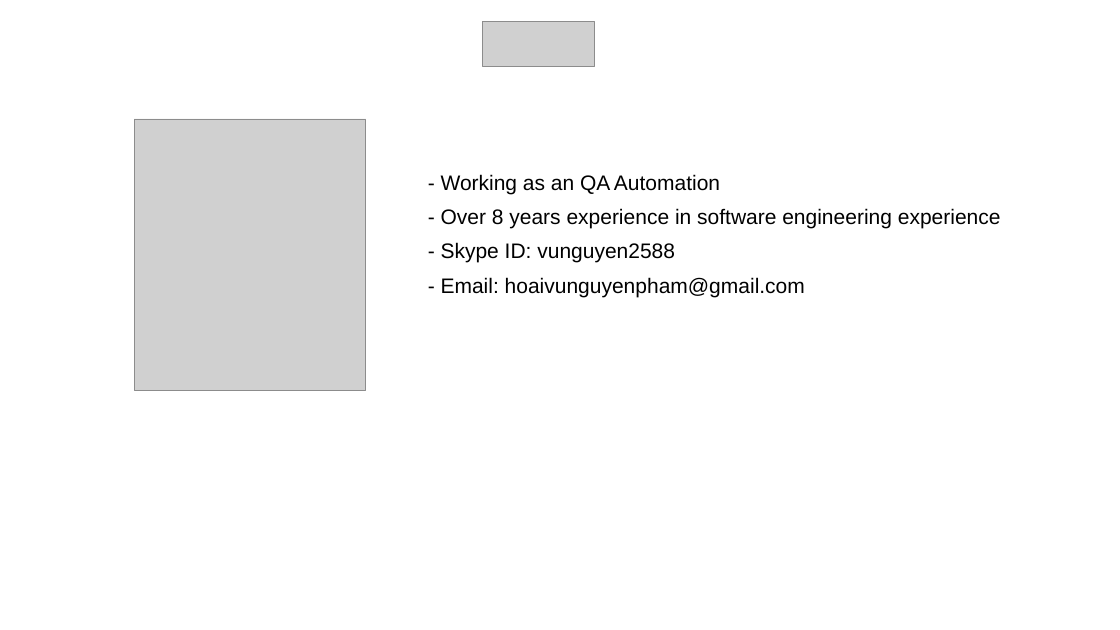
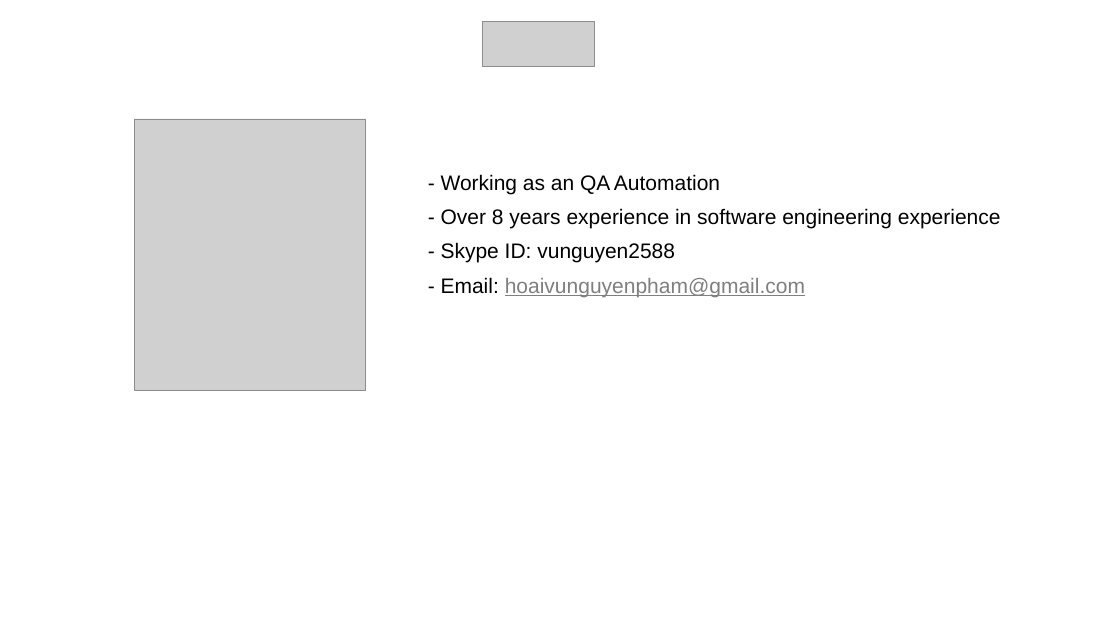
Before and after one commit to vunguyen2588/Cucumber, a slide deck: slide 2 of b4uconference_cucumber_slide.pptx. Drawn at 1120x630 pixels with LibreOffice and Linux fonts; fonts in the diff are those of the drawing; grey boxes stand for pictures. Boxes give left, top, right and bottom in pixels: in the first picture for what was removed or moved away, otherwise in the second. Text is boxed around its words. In the diff, an @@ line names an element or a change of style, - is before the commit and + after.

```diff
--- a/b4uconference_cucumber_slide.pptx
+++ b/b4uconference_cucumber_slide.pptx
@@ text at (x1=441, y1=277, x2=805, y2=297): text colour #000000 to #7F7F7F, underline on in "hoaivunguyenpham@gmail.com" @@
```
Also in this commit, not shown: 6 other slides changed.
